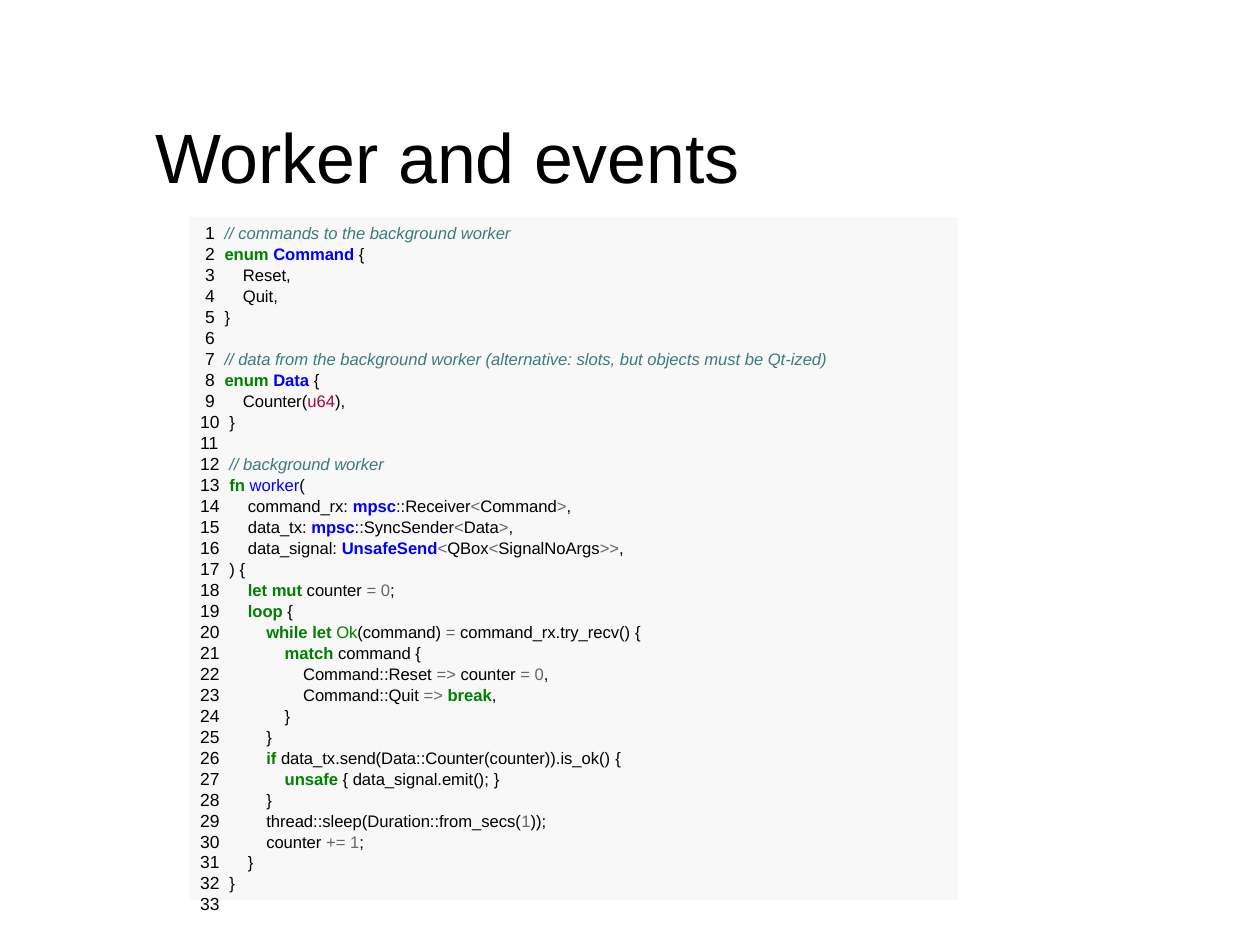
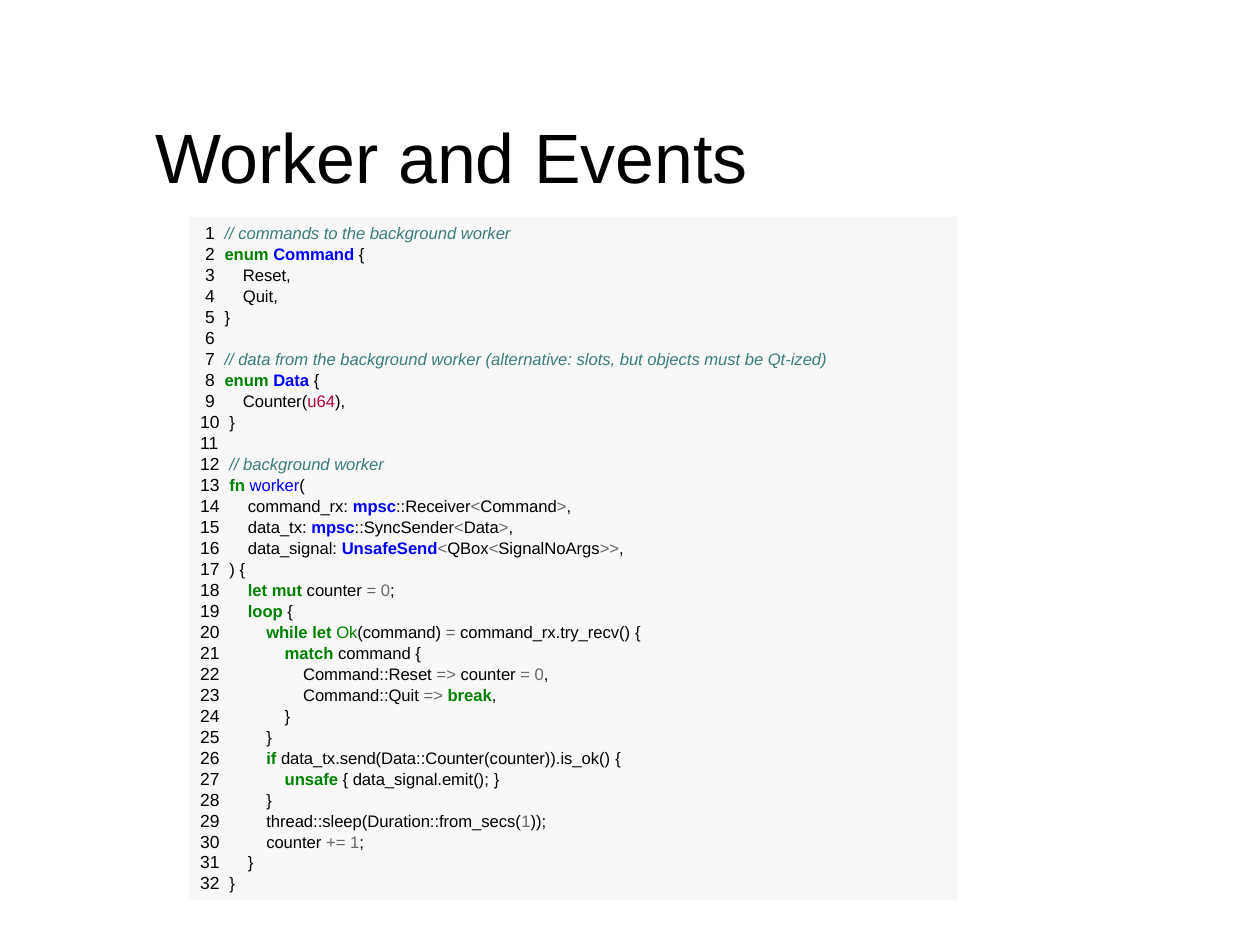
Before and after one commit to divi255/qtx, a slide deck: slide 12 of pres.odp. Drawn at 1260x945 pixels with LibreOffice and Linux fonts; fonts in the diff are those of the drawing; background and template pictures are left out. Boxes give left, top, right and bottom in pixels: in the first picture for what was removed or moved away, otherwise in the second. Text is boxed around its words. In the diff, an @@ line names an element or a change of style, - is before the commit and + after.

```diff
--- a/pres.odp
+++ b/pres.odp
@@ text at [155,132,747,184]: text changed @@
-Worker and events
+Worker and Events
@@ text in rectangle at [200,897,219,910]: paragraph removed @@
-33
```
Also in this commit, not shown: 4 other slides changed.
